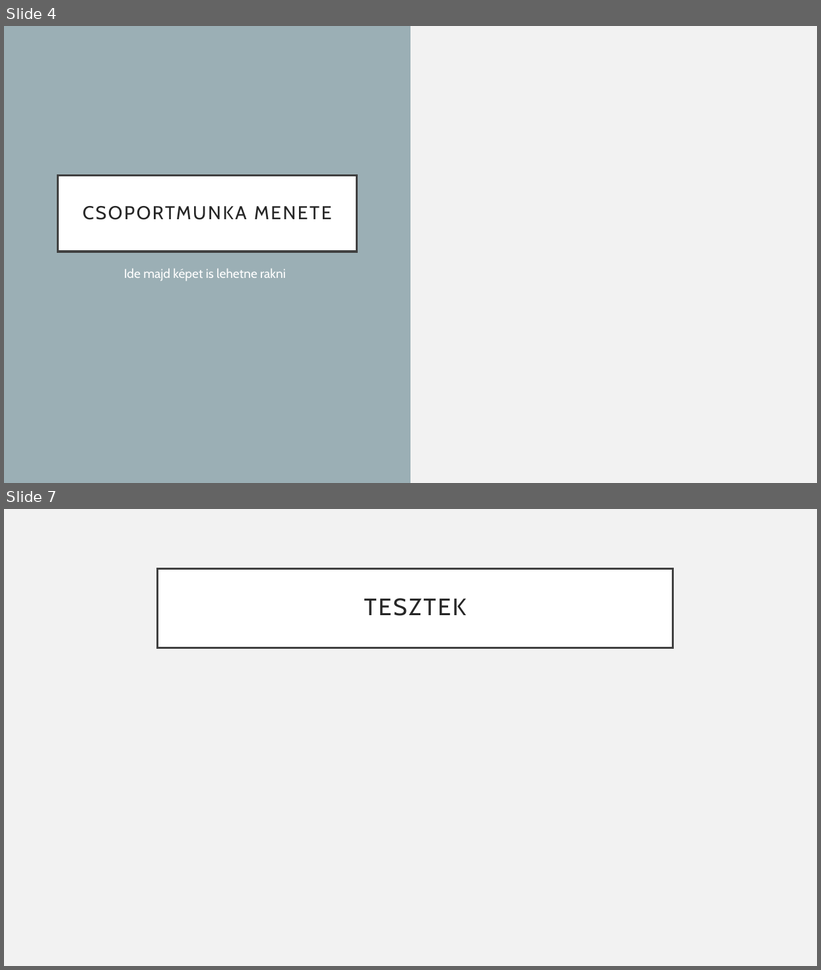
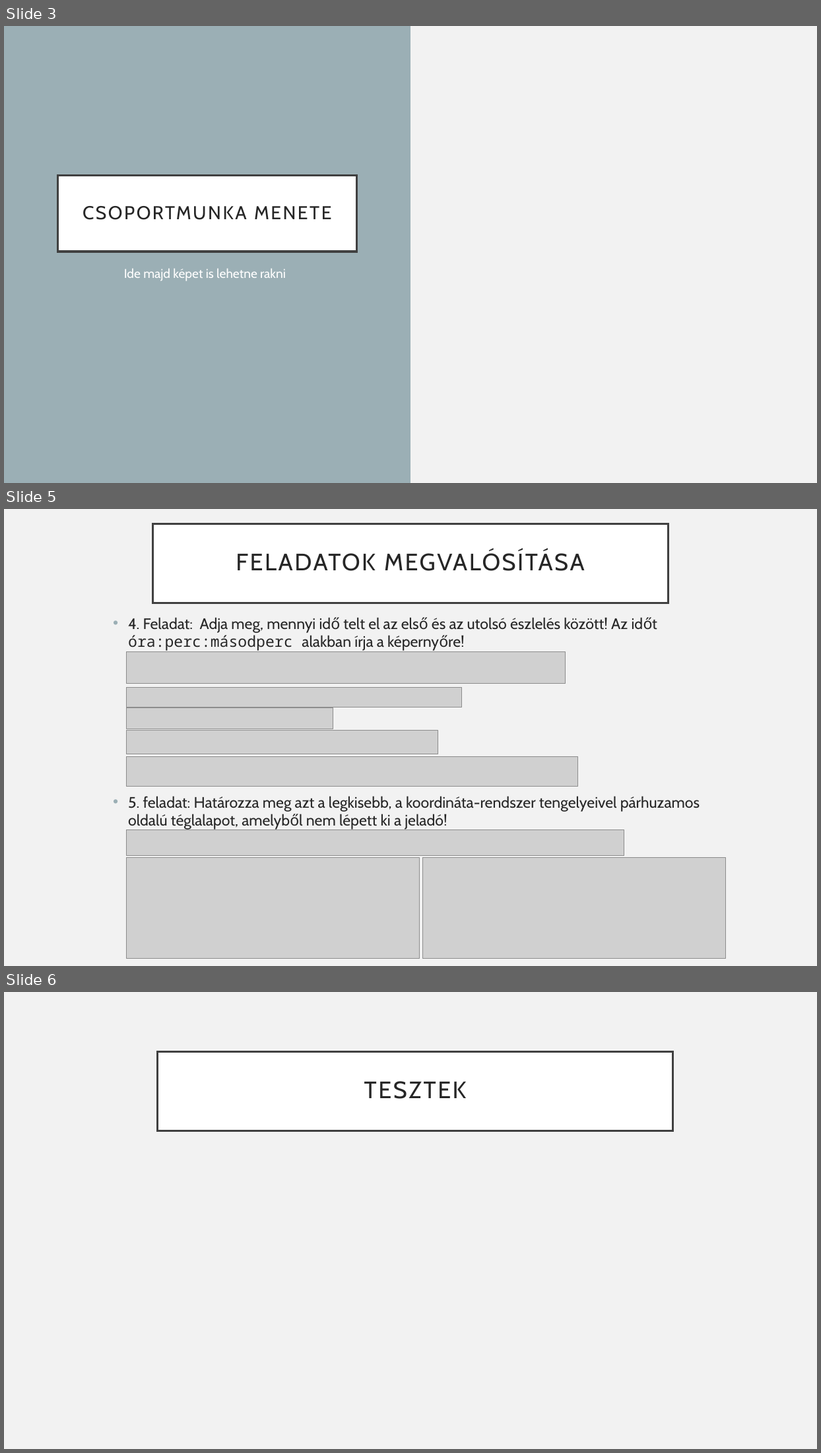
Before and after one commit to fatura-brigitta/Proj1-Jelado-10A_F, a slide deck: Proj1-Jelado-10A_f.pptx. Shown one above the other, each under a label of ours: slides 4 and 7 before the commit, slides 3, 5 and 6 after it; the slides between them are not shown. The pictures are 821x970 and 821x1453 pixels, drawn with LibreOffice and Linux fonts; fonts in the diff are those of the drawing; grey boxes stand for pictures. Boxes give left, top, right and bottom in pixels: in the first picture for what was removed or moved away, otherwise in the second. Text is boxed around its words. In the diff, an @@ line names an element or a change of style, - is before the commit and + after.

Commit message:
5. feladatig megvam

```diff
--- a/Proj1-Jelado-10A_f.pptx
+++ b/Proj1-Jelado-10A_f.pptx
@@ slide 5 added at [4, 509, 817, 966], background #F2F2F2 @@
@@ title added at [153, 524, 668, 603], fill #FFFFFF, outline #404040 2.5 pt, 28 pt, text #262626 @@
+FELADATOK MEGVALÓSÍTÁSA
@@ text added at [128, 617, 700, 830], 18 pt, text #262626 @@
+• 4. Feladat: Adja meg, mennyi idő telt el az első és az utolsó észlelés között! Az időt
+  óra:perc:másodperc alakban írja a képernyőre!
+• 5. feladat: Határozza meg azt a legkisebb, a koordináta-rendszer tengelyeivel párhuzamos oldalú téglalapot, amelyből nem lépett ki a jeladó!
@@ picture added at [127, 652, 565, 683] @@
@@ picture added at [127, 688, 462, 708] @@
@@ picture added at [127, 708, 333, 729] @@
@@ picture added at [127, 730, 438, 755] @@
@@ picture added at [127, 757, 578, 787] @@
@@ picture added at [127, 830, 624, 856] @@
@@ picture added at [127, 858, 419, 958] @@
@@ picture added at [423, 858, 726, 958] @@
@@ what was slide 4 is now slide 3 @@
@@ what was slide 7 is now slide 6 @@
```
Also in this commit, not shown: 2 other slides added, 4 slides removed.
